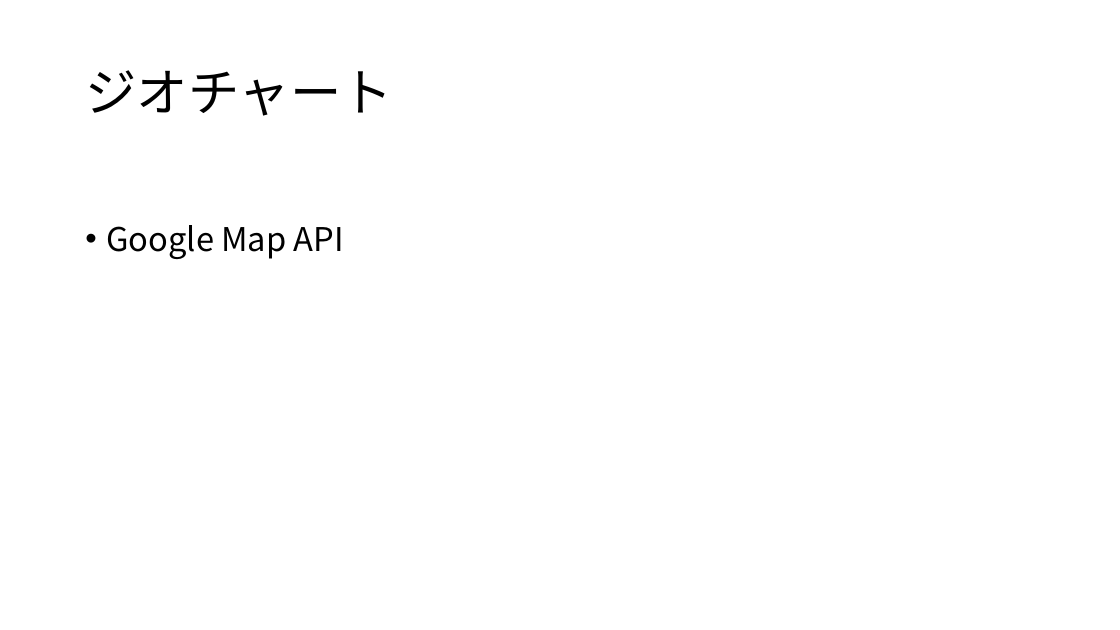
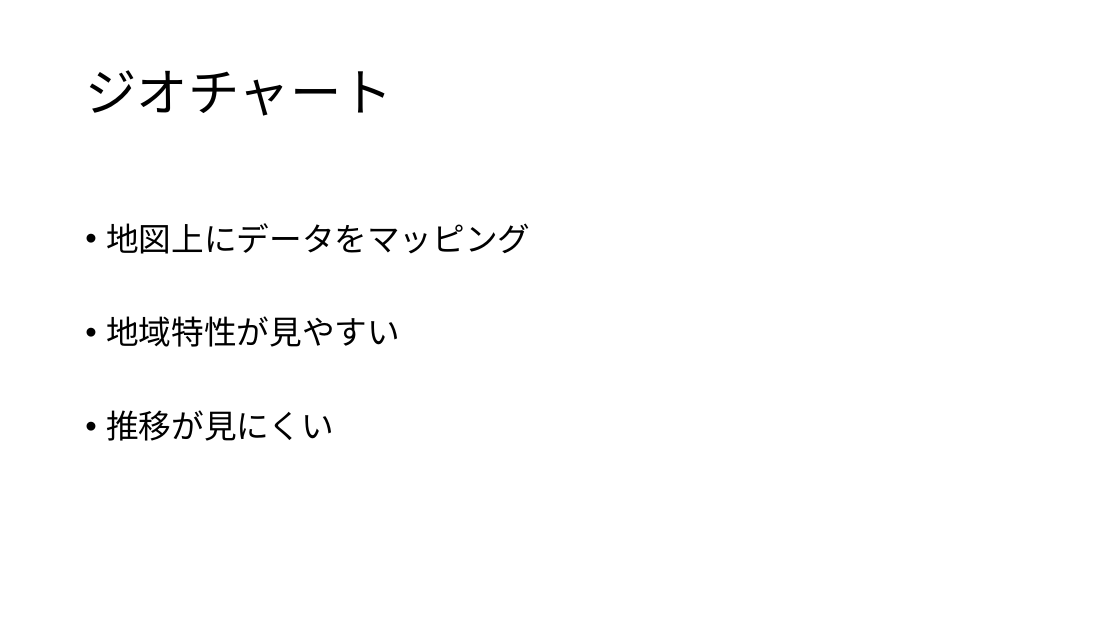
Before and after one commit to erevest-cobalt/3pro, a slide deck: slide 9 of 統計データの可視化.pptx (slide 6 before the commit). Drawn at 1120x630 pixels with LibreOffice and Linux fonts; fonts in the diff are those of the drawing. Boxes give left, top, right and bottom in pixels: in the first picture for what was removed or moved away, otherwise in the second. Text is boxed around its words. In the diff, an @@ line names an element or a change of style, - is before the commit and + after.

```diff
--- a/統計データの可視化.pptx
+++ b/統計データの可視化.pptx
@@ text at (106, 223, 530, 441): text changed @@
-• Google Map API
+• 地図上にデータをマッピング
+• 地域特性が見やすい
+• 推移が見にくい
```
Also in this commit, not shown: 5 other slides changed, 3 slides added, 1 other file.
